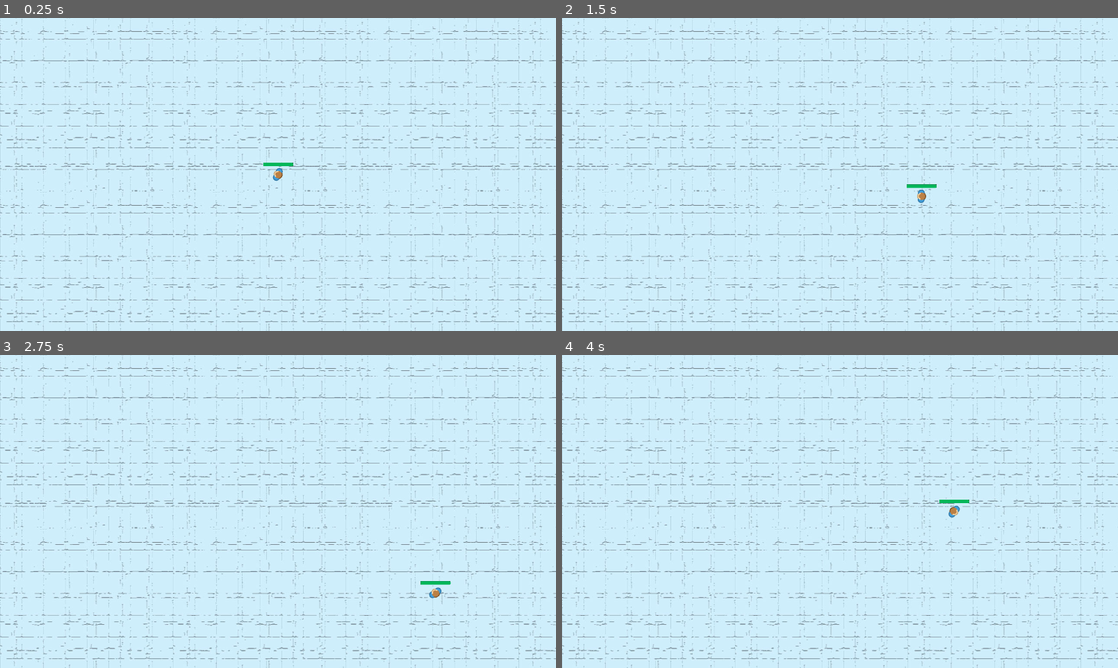
Above: before the commit, frames 1-4 (two rows, left to right).
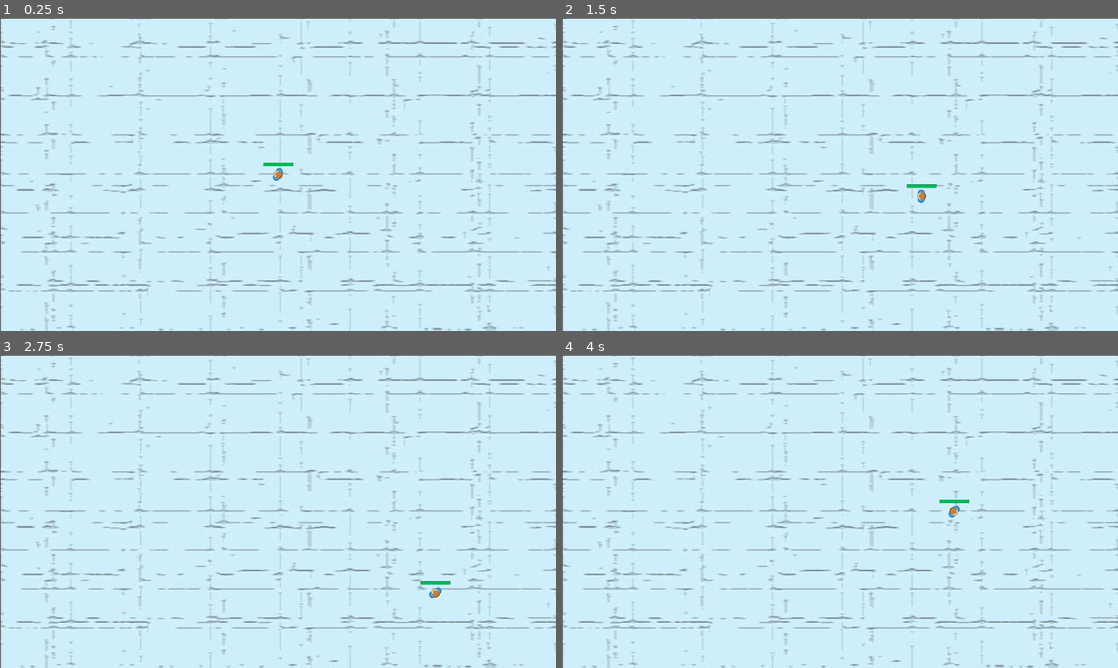
Above: after the commit, the same moments.

Repository: GDTV-Game-Jam-2024/GDTV
Game: Godot game, scene res://Scenes/game.tscn
Two runs of this game, one before a commit and one after it. Both use one fixed random seed, a clock stepped at 60 frames per second and the inputs below.
Inputs (mouse positions are in pixels of both pictures, inside the frame that each line leads up to):
- Up to frame 1 (0.25 s): no input
- Up to frame 2 (1.5 s): tap Enter at 0.5 s; move the mouse to (962, 158) at 0.52 s; hold Right (ui_right) 0.53-1.28 s; move the mouse to (728, 190) at 1.27 s; hold Down (ui_down) from 1.28 s (still down)
- Up to frame 3 (2.75 s): tap Space at 2 s; move the mouse to (333, 442) at 2.02 s; release Down (ui_down) at 2.03 s; hold Right (ui_right) from 2.03 s (still down)
- Up to frame 4 (4 s): move the mouse to (812, 574) at 2.77 s; release Right (ui_right) at 2.78 s; hold Up (ui_up) 2.78-3.53 s; move the mouse to (1006, 558) at 3.52 s; hold Left (ui_left) from 3.53 s (still down)

The runs differ from the first frame. In frame 1, 13% of the frame differs, in the area x 0-100%, y 0-100%; in frame 2, 13%; in frame 3, 13%; in frame 4, 13%.

Commit message:
Ground changed from texture to sprite

Diff:
--- a/Scenes/game.tscn
+++ b/Scenes/game.tscn
@@ -5,10 +5,9 @@
 
 [node name="Game" type="Node2D"]
 
-[node name="Ground" type="TextureRect" parent="."]
-offset_right = 1280.0
-offset_bottom = 720.0
+[node name="Ground" type="Sprite2D" parent="."]
+position = Vector2(640.5, 361)
+scale = Vector2(3.21357, 1.795)
 texture = ExtResource("1_fvw3u")
-stretch_mode = 1
 
 [node name="Player" parent="." instance=ExtResource("2_ul243")]
